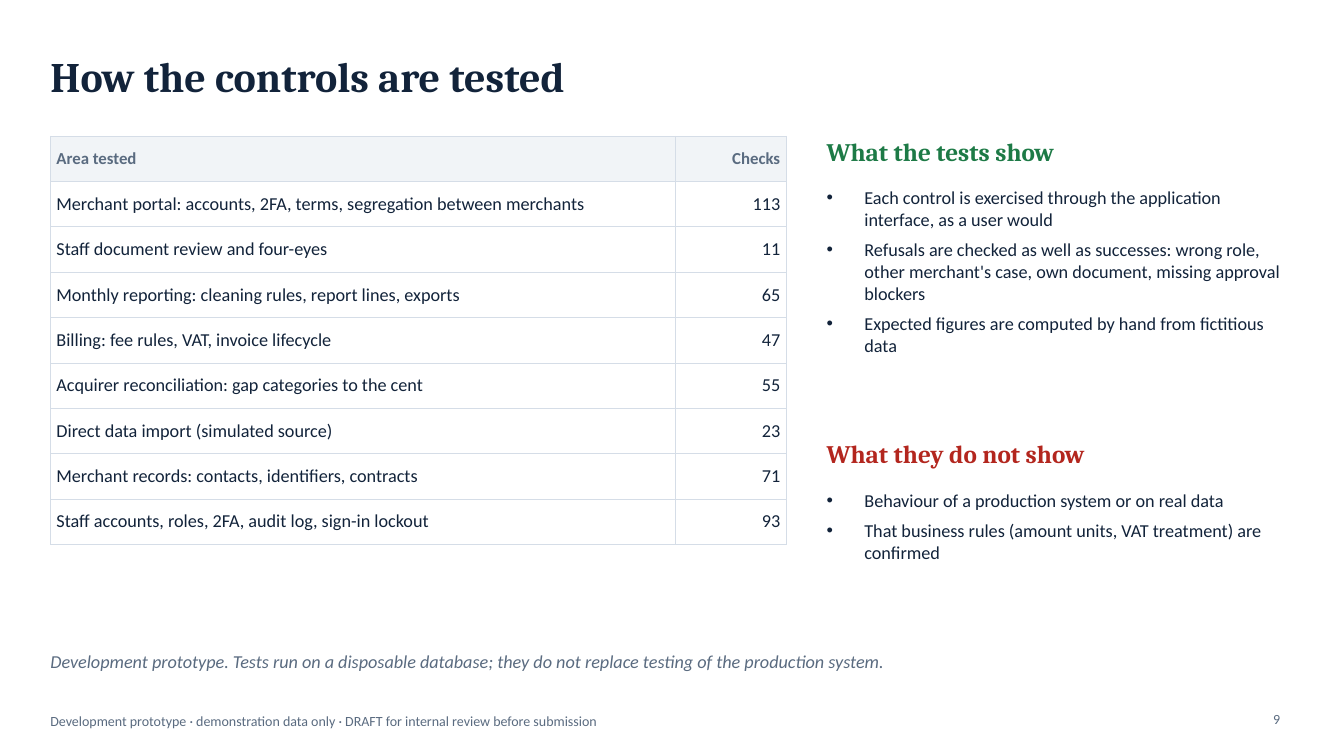
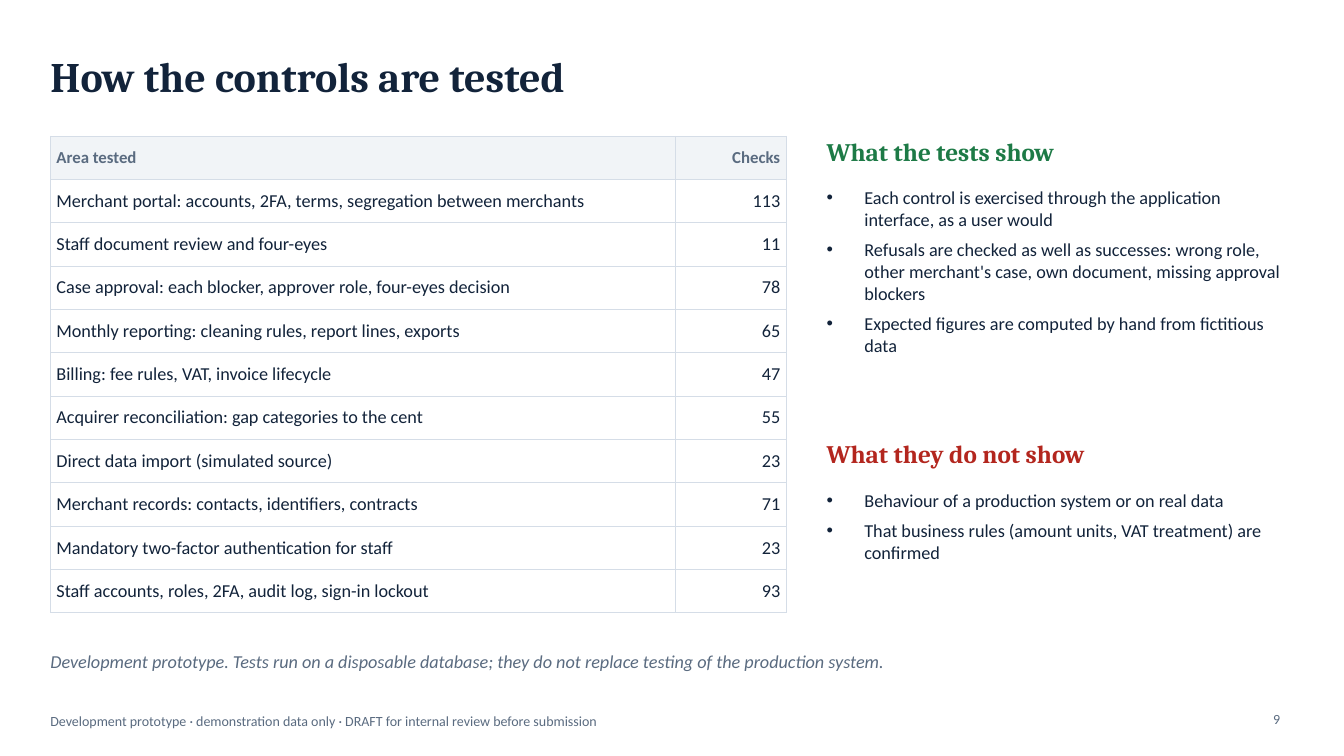
Before and after one commit to fmassonmips/mips-platform, a slide deck: slide 9 of outputs/recap/MIPS-platform-BoM-EN-DRAFT.pptx. Drawn at 1344x756 pixels with LibreOffice and Linux fonts; fonts in the diff are those of the drawing. Boxes give left, top, right and bottom in pixels: in the first picture for what was removed or moved away, otherwise in the second. Text is boxed around its words. In the diff, an @@ line names an element or a change of style, - is before the commit and + after.

```diff
--- a/outputs/recap/MIPS-platform-BoM-EN-DRAFT.pptx
+++ b/outputs/recap/MIPS-platform-BoM-EN-DRAFT.pptx
@@ table at (x1=50, y1=136, x2=786, y2=604) @@
+row 4: Case approval: each blocker, approver role, four-eyes decision | 78
+row 10: Mandatory two-factor authentication for staff | 23
```
Also in this commit, not shown: 2 other slides changed.
